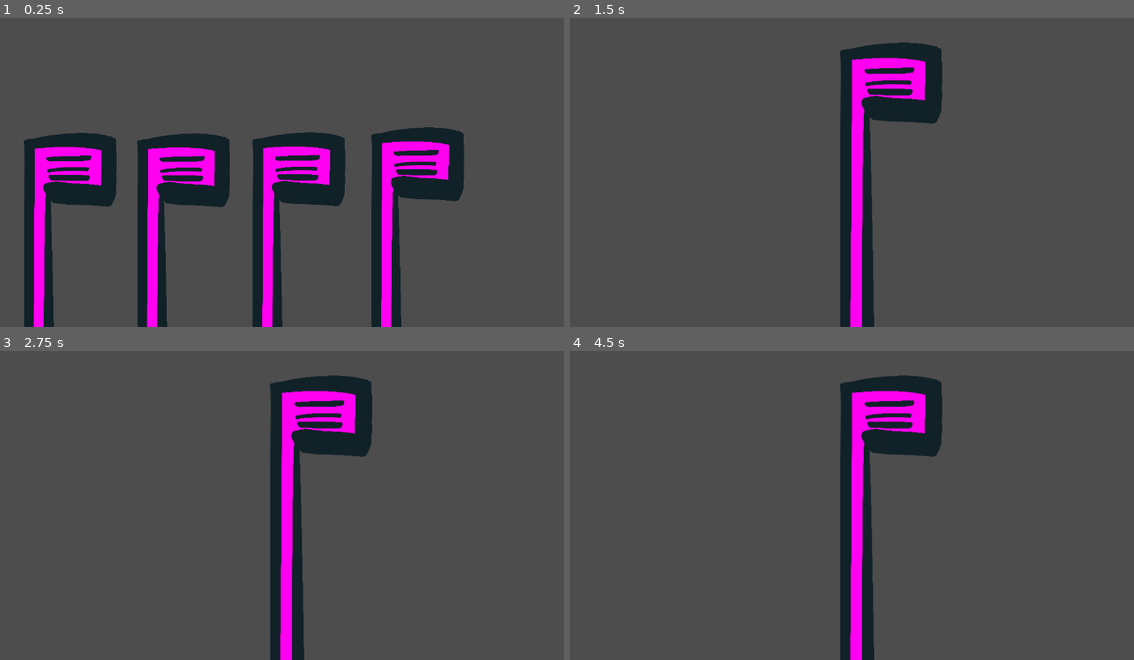
Above: before the commit, frames 1-4 (two rows, left to right).
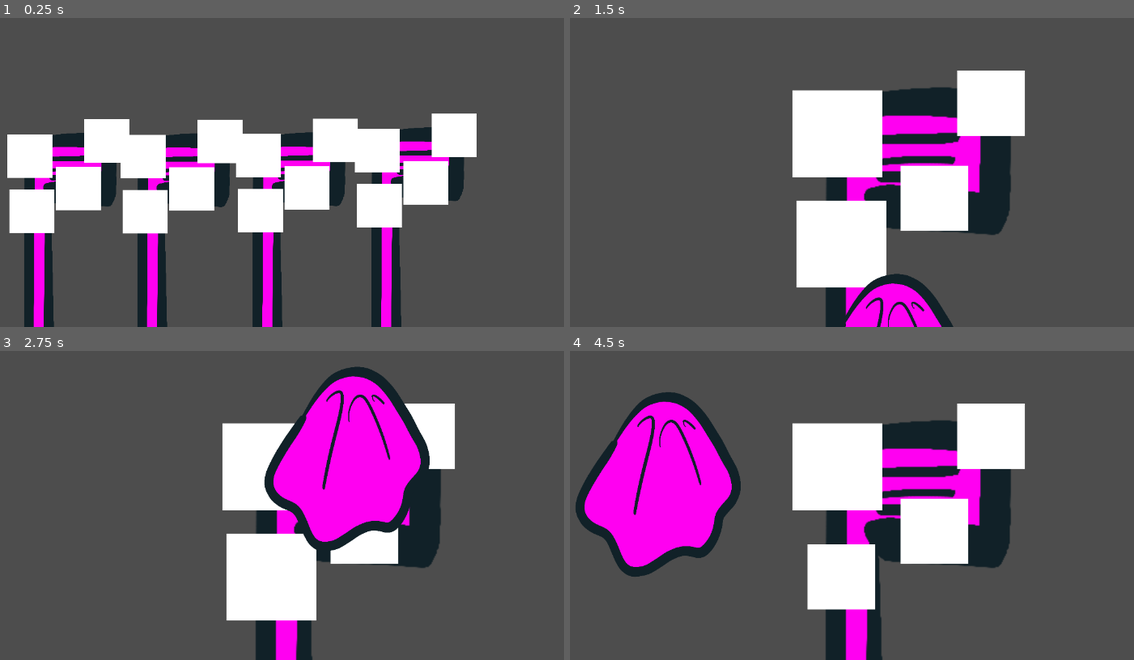
Above: after the commit, the same moments.

Repository: Risgrynsgrot/gmtk2023
Game: Godot game, scene res://Scenes/MinigameCleanClub/MinigameCleanClub.tscn
The game is run twice, just before and just after one commit, with the same random seed, the same clock (stepped at 60 frames per second) and the same inputs. This scene is started directly instead of the project's main scene.
Inputs (mouse positions are in pixels of both pictures, inside the frame that each line leads up to):
- Up to frame 1 (0.25 s): no input
- Up to frame 2 (1.5 s): tap Enter at 0.5 s; move the mouse to (998, 126) at 0.52 s; click (998, 126) at 0.67 s; tap Space at 0.77 s; move the mouse to (891, 305) at 1.27 s; click (891, 305) at 1.42 s
- Up to frame 3 (2.75 s): tap Space at 1.52, 2 s; move the mouse to (355, 397) at 2.02 s; click (355, 397) at 2.17 s
- Up to frame 4 (4.5 s): tap Enter at 2.75, 4.25 s; move the mouse to (823, 551) at 2.77 s; click (823, 551) at 2.92 s; tap Space at 3.02, 3.5, 3.77 s; move the mouse to (1055, 533) at 3.52 s; click (1055, 533) at 3.67 s; move the mouse to (665, 422) at 4.27 s; click (665, 422) at 4.42 s

The runs differ from the first frame. In frame 1, 18% of the frame differs, in the area x 1-85%, y 30-70%; in frame 2, 25%; in frame 3, 24%; in frame 4, 34%, in the area x 1-81%, y 7-100%.

Commit message:
- Added dirt and sparkles to club to allow cleaning visually

Diff:
--- a/project/Scenes/MinigameCleanClub/ClubMedium.tscn
+++ b/project/Scenes/MinigameCleanClub/ClubMedium.tscn
@@ -1,14 +1,16 @@
-[gd_scene load_steps=4 format=3 uid="uid://cjkycjc2ey38b"]
+[gd_scene load_steps=5 format=3 uid="uid://cjkycjc2ey38b"]
 
 [ext_resource type="Script" path="res://Scripts/CleaningClub.gd" id="1_57t6w"]
 [ext_resource type="Texture2D" uid="uid://cvu6t5paxuubi" path="res://Sprites/club_medium.png" id="1_nitxf"]
+[ext_resource type="PackedScene" uid="uid://dyd50defq0rny" path="res://Scenes/MinigameCleanClub/Dirt.tscn" id="3_ykexi"]
 
 [sub_resource type="RectangleShape2D" id="RectangleShape2D_ewy24"]
 size = Vector2(183, 949)
 
-[node name="Club" type="Node2D"]
+[node name="Club" type="Node2D" node_paths=PackedStringArray("dirt")]
 position = Vector2(209, 801)
 script = ExtResource("1_57t6w")
+dirt = [NodePath("Dirt"), NodePath("Dirt2"), NodePath("Dirt3"), NodePath("Dirt4")]
 
 [node name="Sprite2D" type="Sprite2D" parent="."]
 position = Vector2(6, 3)
@@ -21,6 +23,18 @@
 position = Vector2(342.5, 796.5)
 shape = SubResource("RectangleShape2D_ewy24")
 
+[node name="Dirt" parent="." instance=ExtResource("3_ykexi")]
+position = Vector2(-17, -411)
+
+[node name="Dirt2" parent="." instance=ExtResource("3_ykexi")]
+position = Vector2(135, -441)
+
+[node name="Dirt3" parent="." instance=ExtResource("3_ykexi")]
+position = Vector2(79, -347)
+
+[node name="Dirt4" parent="." instance=ExtResource("3_ykexi")]
+position = Vector2(-13, -302)
+
 [connection signal="input_event" from="Area2D" to="." method="_on_area_2d_input_event"]
 [connection signal="mouse_entered" from="Area2D" to="." method="_on_area_2d_mouse_entered"]
 [connection signal="mouse_exited" from="Area2D" to="." method="_on_area_2d_mouse_exited"]
--- /dev/null
+++ b/project/Scenes/MinigameCleanClub/Dirt.tscn
@@ -0,0 +1,32 @@
+[gd_scene load_steps=5 format=3 uid="uid://dyd50defq0rny"]
+
+[ext_resource type="Script" path="res://Scripts/CleaningSpot.gd" id="1_h7pg2"]
+[ext_resource type="Texture2D" uid="uid://dl6gfom1pk2bp" path="res://Sprites/alpha_golf_boll.png" id="2_edrjm"]
+[ext_resource type="Texture2D" uid="uid://chufrn1w0gll6" path="res://Sprites/particle_star.png" id="3_yh4w6"]
+
+[sub_resource type="CircleShape2D" id="CircleShape2D_pk4j2"]
+radius = 57.0088
+
+[node name="Dirt" type="Node2D" node_paths=PackedStringArray("dirt_sprite", "sparkle_sprite")]
+position = Vector2(6, -432)
+script = ExtResource("1_h7pg2")
+dirt_sprite = NodePath("DirtSprite")
+sparkle_sprite = NodePath("SparkleSprite")
+
+[node name="DirtSprite" type="Sprite2D" parent="."]
+position = Vector2(-3.5, -9.53674e-07)
+scale = Vector2(3.56, 3.44)
+texture = ExtResource("2_edrjm")
+
+[node name="SparkleSprite" type="Sprite2D" parent="."]
+visible = false
+position = Vector2(-3.5, -9.53674e-07)
+scale = Vector2(0.103532, 0.100042)
+texture = ExtResource("3_yh4w6")
+
+[node name="Area2D" type="Area2D" parent="."]
+
+[node name="CollisionShape2D" type="CollisionShape2D" parent="Area2D"]
+shape = SubResource("CircleShape2D_pk4j2")
+
+[connection signal="mouse_entered" from="Area2D" to="." method="_on_area_2d_mouse_entered"]
--- a/project/Scenes/MinigameCleanClub/MinigameCleanClub.tscn
+++ b/project/Scenes/MinigameCleanClub/MinigameCleanClub.tscn
@@ -1,14 +1,16 @@
-[gd_scene load_steps=4 format=3 uid="uid://7oejxy5ta3o7"]
+[gd_scene load_steps=5 format=3 uid="uid://7oejxy5ta3o7"]
 
 [ext_resource type="Script" path="res://Scripts/MinigameCleanClubs.gd" id="1_r2q8n"]
 [ext_resource type="PackedScene" uid="uid://cjkycjc2ey38b" path="res://Scenes/MinigameCleanClub/ClubMedium.tscn" id="2_2sv80"]
 [ext_resource type="Texture2D" uid="uid://l0ptitftc0f4" path="res://Sprites/cleaning_cloth.png" id="3_ask6w"]
+[ext_resource type="Script" path="res://Scripts/CleaningCloth.gd" id="3_mjjio"]
 
 [node name="CleanClub" type="Node2D"]
 
-[node name="MinigameCleanClubs" type="Node" parent="." node_paths=PackedStringArray("clubs")]
+[node name="MinigameCleanClubs" type="Node" parent="." node_paths=PackedStringArray("clubs", "cleaning_cloth")]
 script = ExtResource("1_r2q8n")
 clubs = [NodePath("Club"), NodePath("Club2"), NodePath("Club3"), NodePath("Club4")]
+cleaning_cloth = NodePath("CleaningCloth")
 
 [node name="Club" parent="MinigameCleanClubs" instance=ExtResource("2_2sv80")]
 position = Vector2(150, 793)
@@ -23,7 +25,10 @@
 position = Vector2(837, 782)
 
 [node name="CleaningCloth" type="Node2D" parent="MinigameCleanClubs"]
+position = Vector2(614, 1003)
+script = ExtResource("3_mjjio")
 
 [node name="Sprite2D" type="Sprite2D" parent="MinigameCleanClubs/CleaningCloth"]
-position = Vector2(566, 1165)
+position = Vector2(-11, 95)
+scale = Vector2(0.428124, 0.428124)
 texture = ExtResource("3_ask6w")
--- /dev/null
+++ b/project/Scripts/CleaningCloth.gd
@@ -0,0 +1,59 @@
+extends Node2D
+
+@export var hover_speed: float = 30.0
+var original_position: Vector2
+var original_scale: Vector2
+var minigame: Node
+
+var follow_mouse: bool
+
+var target_position: Vector2
+var target_scale: Vector2
+
+var movement: Vector2
+
+func _ready():
+	follow_mouse = false
+	original_position = self.position
+	original_scale = self.scale
+	pass
+
+func _process(delta):
+	if follow_mouse == false:
+		return
+	var last_position = self.position
+	move_towards(get_viewport().get_mouse_position(), delta)
+	var diff = self.position - last_position
+	movement.x += abs(diff.x)
+	movement.y += abs(diff.y)
+
+	var elasticness = 100.0
+	movement.x -= movement.x * delta * elasticness
+	movement.y -= movement.y * delta * elasticness
+	if (movement.x < 0.0):
+		movement.x = 0.0
+	if (movement.y < 0.0):
+		movement.y = 0.0
+
+	target_scale = original_scale + movement * 0.05
+	scale_towards(target_scale, delta)
+	pass
+
+func register_listener(emitter: Node):
+	minigame = emitter
+	minigame.connect("selected_club", start_following_mouse)
+	pass
+
+func move_towards(target: Vector2, delta):
+	var diff = target - self.position
+	self.position += diff * delta * hover_speed
+	pass
+
+func scale_towards(target: Vector2, delta):
+	var diff = target - self.scale
+	self.scale += diff * delta * hover_speed
+	pass
+
+func start_following_mouse():
+	follow_mouse = true
+	pass
--- a/project/Scripts/CleaningClub.gd
+++ b/project/Scripts/CleaningClub.gd
@@ -1,6 +1,7 @@
 extends Node2D
 
 @export var hover_speed: float = 10.0
+@export var dirt: Array[Node2D]
 var original_position: Vector2
 var original_scale: Vector2
 var hovered: bool
@@ -25,13 +26,13 @@
 	scale_towards(target_scale, delta)
 	pass
 
-func move_towards(position: Vector2, delta):
-	var diff = position - self.position
+func move_towards(target: Vector2, delta):
+	var diff = target - self.position
 	self.position += diff * delta * hover_speed
 	pass
 
-func scale_towards(scale: Vector2, delta):
-	var diff = scale - self.scale
+func scale_towards(target: Vector2, delta):
+	var diff = target - self.scale
 	self.scale += diff * delta * hover_speed
 	pass
 
@@ -50,21 +51,24 @@
 	hovered = false
 	pass # Replace with function body.
 
-
 func _on_area_2d_input_event(viewport, event, shape_idx):
 	if event is InputEventMouseButton:
 		if event.pressed:
-			selected = true
-			print("selecting")
-			minigame.emit_signal("selected_club")
-			target_position = get_viewport_rect().get_center() + Vector2(0.0, 300)
+			select_club()
 	pass
 
 func hide_club():
-	print("called hide")
 	if selected == false:
-		print("hiding!!")
 		target_position = original_position + Vector2(0.0, 500.0)
+	pass
+
+func select_club():
+	selected = true
+	minigame.emit_signal("selected_club")
+	target_position = get_viewport_rect().get_center() + Vector2(0.0, 800)
+	target_scale = original_scale * Vector2(2.0, 2.0)
+	for dirt_spot in dirt:
+		dirt_spot.cleaning_locked = false
 	pass
 
 func register_listener(emitter: Node):
--- /dev/null
+++ b/project/Scripts/CleaningSpot.gd
@@ -0,0 +1,58 @@
+extends Node2D
+
+@export var collisions_until_clean: int = 4
+@export var collisions_until_polished: int = 4
+@export var dirt_sprite: Sprite2D = null
+@export var sparkle_sprite: Sprite2D = null
+
+var original_dirt_scale: Vector2
+var original_sparkle_scale: Vector2
+
+var start_clean_count: int = 0
+var start_polished_count: int = 0
+
+var cleaning_locked: bool
+
+var target_dirt_scale: Vector2
+
+var sparkle_timer: float
+
+# Called when the node enters the scene tree for the first time.
+func _ready():
+	start_clean_count = collisions_until_clean
+	start_polished_count = collisions_until_polished
+	cleaning_locked = true
+	original_dirt_scale = dirt_sprite.scale
+	target_dirt_scale = original_dirt_scale
+
+	original_sparkle_scale = sparkle_sprite.scale
+
+	sparkle_timer = 0.0
+	pass # Replace with function body.
+
+# Called every frame. 'delta' is the elapsed time since the previous frame.
+func _process(delta):
+	var diff = target_dirt_scale - dirt_sprite.scale;
+	dirt_sprite.scale += diff * delta * 10.0
+
+	if (collisions_until_polished <= 0):
+		sparkle_timer += delta
+		sparkle_sprite.scale = original_sparkle_scale * (sin(sparkle_timer * 10.0) + 1.0) * 0.5
+	pass
+
+func _on_area_2d_mouse_entered():
+	if (cleaning_locked):
+		return
+
+	if (collisions_until_clean > 0):
+		collisions_until_clean -= 1
+		if (collisions_until_clean <= 0):
+			dirt_sprite.hide() #TODO change for scale down and hide
+	elif (collisions_until_polished > 0):
+		collisions_until_polished -= 1
+		if (collisions_until_polished <= 0):
+			sparkle_sprite.show() #TODO: show fancy scaling or start
+
+	var clean_scale = float(collisions_until_clean)/float(start_clean_count)
+	target_dirt_scale = original_dirt_scale * clean_scale
+	pass
--- a/project/Scripts/MinigameCleanClubs.gd
+++ b/project/Scripts/MinigameCleanClubs.gd
@@ -1,6 +1,7 @@
 extends Node
 
-@export var clubs: Array[Node]
+@export var clubs: Array[Node2D]
+@export var cleaning_cloth: Node2D
 
 var show_cleaning_supplies: bool
 signal selected_club
@@ -10,11 +11,12 @@
 	show_cleaning_supplies = false
 	for club in clubs:
 		club.register_listener(self)
-	#connect("selected_club", enable_cleaning_update)
+	cleaning_cloth.register_listener(self)
 	pass # Replace with function body.
 
 # Called every frame. 'delta' is the elapsed time since the previous frame.
 func _process(delta):
+	delta
 	pass
 
 func enable_cleaning_update():
